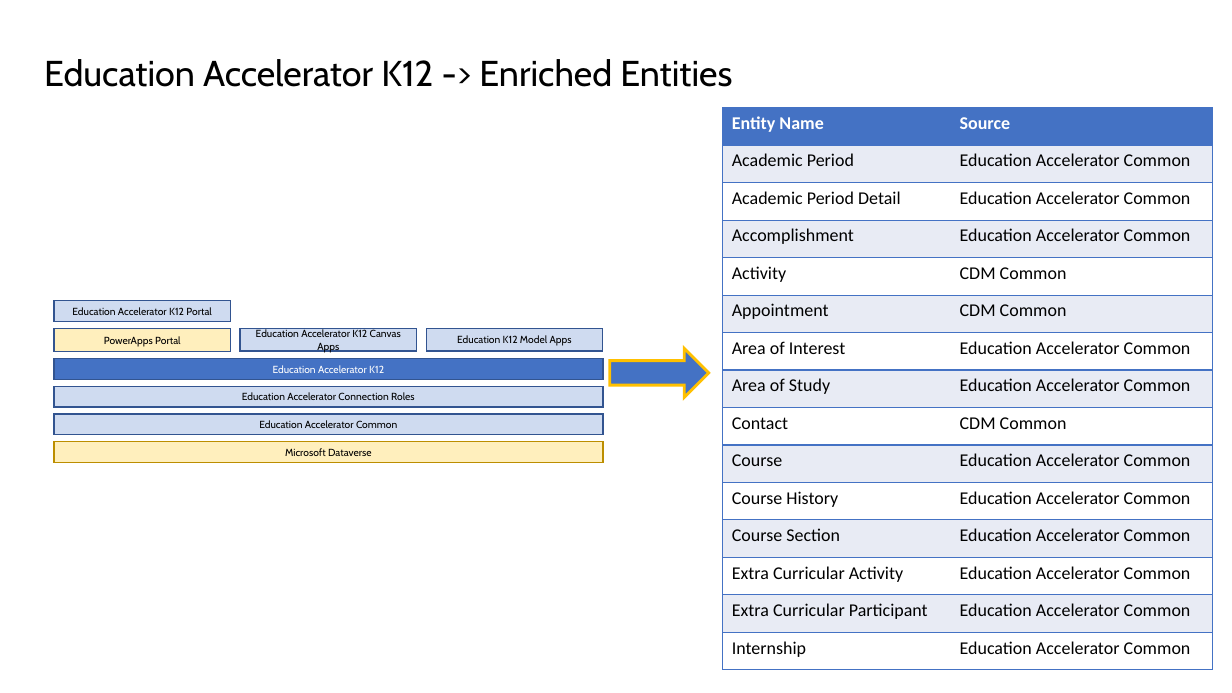
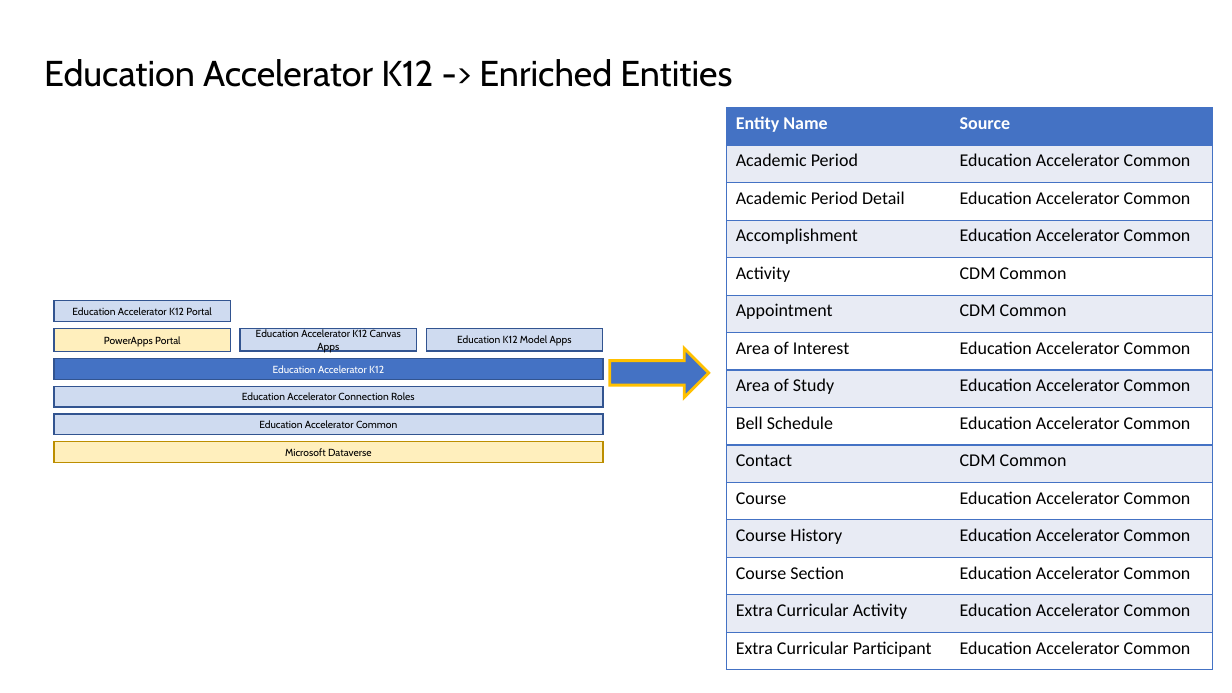
Before and after one commit to microsoft/Industry-Accelerator-Education, a slide deck: slide 11 of documentation/K12.Solution.Packaging.Design & ERD.pptx (slide 10 before the commit). Drawn at 1232x693 pixels with LibreOffice and Linux fonts; fonts in the diff are those of the drawing. Boxes give left, top, right and bottom in pixels: in the first picture for what was removed or moved away, otherwise in the second. Text is boxed around its words. In the diff, an @@ line names an element or a change of style, - is before the commit and + after.

```diff
--- a/documentation/K12.Solution.Packaging.Design & ERD.pptx
+++ b/documentation/K12.Solution.Packaging.Design & ERD.pptx
@@ table at (726, 108, 1213, 670) @@
+row 9: Bell Schedule | Education Accelerator Common
-row 15: Internship | Education Accelerator Common
```
Also in this commit, not shown: 7 other slides changed, 1 slide added, 33 other files.
